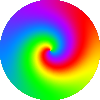
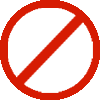
Comparing the layer stacks of the two 100px x 100px images. Changes:
added layer "图层 10" above "图层 9" over [12, 9, 88, 89]
added layer "图层 9" above "图层 8" over [0, 0, 100, 100]
hid "图层 8" over [0, 0, 100, 100]
